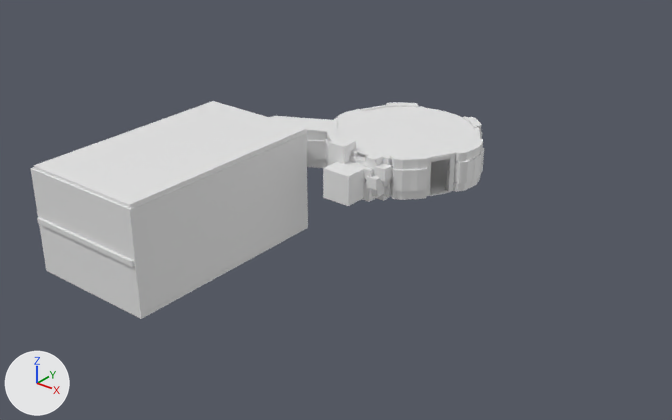
Renders of the Blender file level/level_base.blend from each side of a commit.
Before and after are seen from a camera (50 mm lens) standing at (100.0, -147.5, 76.0) and looking at (0.6, -23.2, -1.1). Arrows for +X, +Y and +Z are at lower left; the lights stay in place.

The older version as bpy lines, for what is in view:
```python
me_cube_013 = bpy.data.meshes.new('Cube.013')
me_cube_013.from_pydata(...)  # a box spanning x -1.0..1.0, y -1.0..1.0, z -1.0..1.0
me_cube_014 = bpy.data.meshes.new('Cube.014')
me_cube_014.from_pydata(...)  # a box spanning x -1.0..1.0, y -1.0..1.0, z -1.0..1.0
me_cube_015 = bpy.data.meshes.new('Cube.015')
me_cube_015.from_pydata(...)  # a box spanning x -1.0..1.0, y -1.0..1.0, z -1.0..1.0
me_cube_114 = bpy.data.meshes.new('Cube.114')
me_cube_114.from_pydata(...)  # a box spanning x -1.0..1.0, y -1.0..1.0, z -1.0..1.0
ob_cube_012 = bpy.data.objects.new('Cube.012', me_cube_013)
ob_cube_012.location = (13.6, 5.8, 3.8)
ob_cube_012.rotation_euler = (-0.0125, 0.0194, -0.984)  # degrees (-0.7, 1.1, -56)
ob_cube_012.scale = (0.5, 0.5, 4.0)
ob_cube_013 = bpy.data.objects.new('Cube.013', me_cube_014)
ob_cube_013.location = (10.7, 10.1, 3.9)
ob_cube_013.rotation_euler = (-0.0125, 0.0194, -0.984)  # degrees (-0.7, 1.1, -56)
ob_cube_013.scale = (0.5, 0.5, 4.0)
ob_cube_014 = bpy.data.objects.new('Cube.014', me_cube_015)
ob_cube_014.location = (12.2, 7.9, 7.4)
ob_cube_014.rotation_euler = (-0.0125, 0.0194, -0.984)  # degrees (-0.7, 1.1, -56)
ob_cube_014.scale = (2.1, 0.45, 0.5)
ob_cube_104 = bpy.data.objects.new('Cube.104', me_cube_114)
ob_cube_104.location = (-12.5, -39.2, -0.6)
ob_cube_104.scale = (0.5, 22.4, 10.0)
# also in view: 'Cube.109' at (-25.3, -54.4, -0.3); 'Cube.032' at (9.3, -12.0, 4.1); 'Cube.045' at (-0.4, -19.0, 2.9); 'Cube.107' at (-25.3, -38.9, -11.1); 'Cylinder.002' at (0.0, 0.0, 7.7)
```
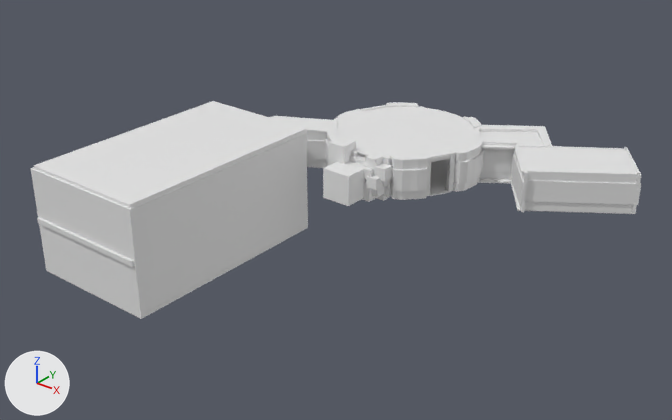
Commit message: inital level 3

Patch to the scene script:
```diff
--- a/level/level_base.blend.py
+++ b/level/level_base.blend.py
@@ ob_cube_087 @@
+ob_cube_087 = bpy.data.objects.new('Cube.087', me_cube_162)  # a box spanning x -1.0..1.0, y -1.0..1.0, z -1.0..1.0
+ob_cube_087.location = (33.6, 7.8, 7.6)
+ob_cube_087.rotation_euler = (0.0, 0.0, 0.605)  # degrees (0, 0, 35)
+ob_cube_087.scale = (10.7, 6.19, 0.15)
@@ ob_cube_086 @@
+ob_cube_086 = bpy.data.objects.new('Cube.086', me_cube_161)  # a box spanning x -1.0..1.0, y -1.0..1.0, z -1.0..1.0
+ob_cube_086.location = (37.6, 2.8, 3.9)
+ob_cube_086.rotation_euler = (0.0, 0.0, 2.176)  # degrees (0, 0, 125)
+ob_cube_086.scale = (0.27, 10.4, 2.1)
@@ ob_cube_085 @@
+ob_cube_085 = bpy.data.objects.new('Cube.085', me_cube_160)  # a box spanning x -1.0..1.0, y -1.0..1.0, z -1.0..1.0
+ob_cube_085.location = (37.4, 3.0, 6.8)
+ob_cube_085.rotation_euler = (0.0, 0.0, 2.176)  # degrees (0, 0, 125)
+ob_cube_085.scale = (0.27, 10.2, 1.0)
@@ ob_cube_084 @@
+ob_cube_084 = bpy.data.objects.new('Cube.084', me_cube_159)  # a box spanning x -1.0..1.0, y -1.0..1.0, z -1.0..1.0
+ob_cube_084.location = (37.4, 3.0, 0.9)
+ob_cube_084.rotation_euler = (0.0, 0.0, 2.176)  # degrees (0, 0, 125)
+ob_cube_084.scale = (0.27, 10.3, 1.0)
@@ ob_cube_083 @@
+ob_cube_083 = bpy.data.objects.new('Cube.083', me_cube_161.copy())
+ob_cube_083.location = (42.5, 14.1, 3.9)
+ob_cube_083.rotation_euler = (0.0, 0.0, -2.554)  # degrees (0, 0, -146)
+ob_cube_083.scale = (0.27, 6.8, 2.1)
@@ ob_cube_082 @@
+ob_cube_082 = bpy.data.objects.new('Cube.082', me_cube_160.copy())
+ob_cube_082.location = (42.3, 14.0, 6.8)
+ob_cube_082.rotation_euler = (0.0, 0.0, -2.554)  # degrees (0, 0, -146)
+ob_cube_082.scale = (0.27, 6.8, 1.0)
@@ ob_cube_081 @@
+ob_cube_081 = bpy.data.objects.new('Cube.081', me_cube_159.copy())
+ob_cube_081.location = (42.3, 14.0, 0.9)
+ob_cube_081.rotation_euler = (0.0, 0.0, -2.554)  # degrees (0, 0, -146)
+ob_cube_081.scale = (0.27, 6.8, 1.0)
@@ ob_cube_079 @@
+ob_cube_079 = bpy.data.objects.new('Cube.079', me_cube_160.copy())
+ob_cube_079.location = (32.8, 14.6, 6.8)
+ob_cube_079.rotation_euler = (0.0, 0.0, -0.979)  # degrees (0, 0, -56)
+ob_cube_079.scale = (0.27, 7.53, 1.0)
@@ ob_cube_077 @@
+ob_cube_077 = bpy.data.objects.new('Cube.077', me_cube_161.copy())
+ob_cube_077.location = (25.4, 1.4, 3.9)
+ob_cube_077.rotation_euler = (0.0, 0.0, 0.64)  # degrees (0, 0, 37)
+ob_cube_077.scale = (0.27, 6.8, 2.1)
@@ ob_cube_076 @@
+ob_cube_076 = bpy.data.objects.new('Cube.076', me_cube_160.copy())
+ob_cube_076.location = (25.6, 1.6, 6.8)
+ob_cube_076.rotation_euler = (0.0, 0.0, 0.64)  # degrees (0, 0, 37)
+ob_cube_076.scale = (0.27, 6.8, 1.0)
@@ ob_cube_075 @@
+ob_cube_075 = bpy.data.objects.new('Cube.075', me_cube_159.copy())
+ob_cube_075.location = (25.6, 1.6, 0.9)
+ob_cube_075.rotation_euler = (0.0, 0.0, 0.64)  # degrees (0, 0, 37)
+ob_cube_075.scale = (0.27, 6.8, 1.0)
@@ ob_cube_074 @@
+ob_cube_074 = bpy.data.objects.new('Cube.074', me_cube_149)  # a box spanning x -1.0..1.0, y -1.0..1.0, z -1.0..1.0
+ob_cube_074.location = (33.6, 7.8, -0.2)
+ob_cube_074.rotation_euler = (0.0, 0.0, 0.605)  # degrees (0, 0, 35)
+ob_cube_074.scale = (10.7, 6.19, 0.15)
@@ ob_cube_073 @@
+ob_cube_073 = bpy.data.objects.new('Cube.073', me_cube_148)  # a box spanning x -1.0..1.0, y -1.0..1.0, z -1.0..1.0
+ob_cube_073.location = (17.8, 12.1, 7.2)
+ob_cube_073.rotation_euler = (0.0, 0.0, 0.605)  # degrees (0, 0, 35)
+ob_cube_073.scale = (7.4, 6.19, 0.15)
@@ ob_cube_072 @@
+ob_cube_072 = bpy.data.objects.new('Cube.072', me_cube_149.copy())
+ob_cube_072.location = (17.8, 11.9, -0.1)
+ob_cube_072.rotation_euler = (0.0, 0.0, 0.605)  # degrees (0, 0, 35)
+ob_cube_072.scale = (7.4, 6.19, 0.15)
@@ ob_cube_070 @@
+ob_cube_070 = bpy.data.objects.new('Cube.070', me_cube_145)  # 32 vertices, 30 faces; spans x -1.0..12.37, y -9.6..1.0, z -1.0..1.0
+ob_cube_070.location = (11.1, 11.3, 6.9)
+ob_cube_070.rotation_euler = (0.0, 0.0, 0.635)  # degrees (0, 0, 36)
@@ ob_cube_068 @@
+ob_cube_068 = bpy.data.objects.new('Cube.068', me_cube_143)  # 24 vertices, 22 faces; spans x -1.0..7.24, y -2.26..1.0, z -1.0..1.0
+ob_cube_068.location = (15.0, 5.1, 3.8)
+ob_cube_068.rotation_euler = (0.0, 0.0, 0.569)  # degrees (0, 0, 33)
+ob_cube_068.scale = (1.0, 1.0, 2.21)
@@ ob_cube_067 @@
+ob_cube_067 = bpy.data.objects.new('Cube.067', me_cube_142)  # 24 vertices, 22 faces; spans x -1.0..7.24, y -2.26..1.0, z -1.0..1.0
+ob_cube_067.location = (15.1, 5.4, 6.8)
+ob_cube_067.rotation_euler = (0.0, 0.0, 0.569)  # degrees (0, 0, 33)
@@ ob_cube_066 @@
+ob_cube_066 = bpy.data.objects.new('Cube.066', me_cube_015.copy())  # the mesh of ob_cube_014
+ob_cube_066.location = (24.0, 8.8, 7.4)
+ob_cube_066.rotation_euler = (-0.0125, 0.0194, -2.519)  # degrees (-0.7, 1.1, -144)
+ob_cube_066.scale = (2.1, 0.45, 0.5)
@@ ob_cube_065 @@
+ob_cube_065 = bpy.data.objects.new('Cube.065', me_cube_014.copy())  # the mesh of ob_cube_013
+ob_cube_065.location = (26.1, 10.4, 3.9)
+ob_cube_065.rotation_euler = (-0.0125, 0.0194, -2.519)  # degrees (-0.7, 1.1, -144)
+ob_cube_065.scale = (0.5, 0.5, 4.0)
@@ ob_cube_064 @@
+ob_cube_064 = bpy.data.objects.new('Cube.064', me_cube_013.copy())  # the mesh of ob_cube_012
+ob_cube_064.location = (21.9, 7.4, 3.8)
+ob_cube_064.rotation_euler = (-0.0125, 0.0194, -2.519)  # degrees (-0.7, 1.1, -144)
+ob_cube_064.scale = (0.5, 0.5, 4.0)
@@ ob_cube_063 @@
+ob_cube_063 = bpy.data.objects.new('Cube.063', me_cube_138)  # 24 vertices, 22 faces; spans x -1.0..7.24, y -2.26..1.0, z -1.0..1.0
+ob_cube_063.location = (15.1, 5.4, 0.8)
+ob_cube_063.rotation_euler = (0.0, 0.0, 0.569)  # degrees (0, 0, 33)
```

Pixel boxes [x1, y1, x2, y2] of what changed, in the pictures (672 x 420 px):
'Cube.087', added
    after: [514, 146, 637, 173]
'Cube.086', added
    after: [524, 180, 638, 205]
'Cube.085', added
    after: [527, 170, 640, 183]
'Cube.084', added
    after: [525, 201, 633, 213]
'Cube.073', added
    after: [480, 125, 552, 149]
'Cube.068', added
    after: [483, 151, 514, 173]
'Cube.070', added
    after: [478, 125, 550, 146]
'Cube.077', added
    after: [511, 154, 526, 203]
'Cube.067', added
    after: [480, 138, 521, 152]
'Cube.063', added
    after: [480, 171, 512, 180]
'Cube.076', added
    after: [514, 146, 528, 183]
'Cube.074', added
    after: [511, 182, 632, 214]
'Cube.072', added
    after: [478, 178, 512, 183]
'Cube.082', added
    after: [624, 147, 641, 185]
'Cube.079', added
    after: [548, 146, 625, 150]
'Cube.075', added
    after: [512, 178, 525, 212]
'Cube.083', added
    after: [635, 182, 641, 205]
'Cube.066', added
    after: [521, 145, 543, 147]
'Cube.065', added
    after: [542, 144, 548, 147]
